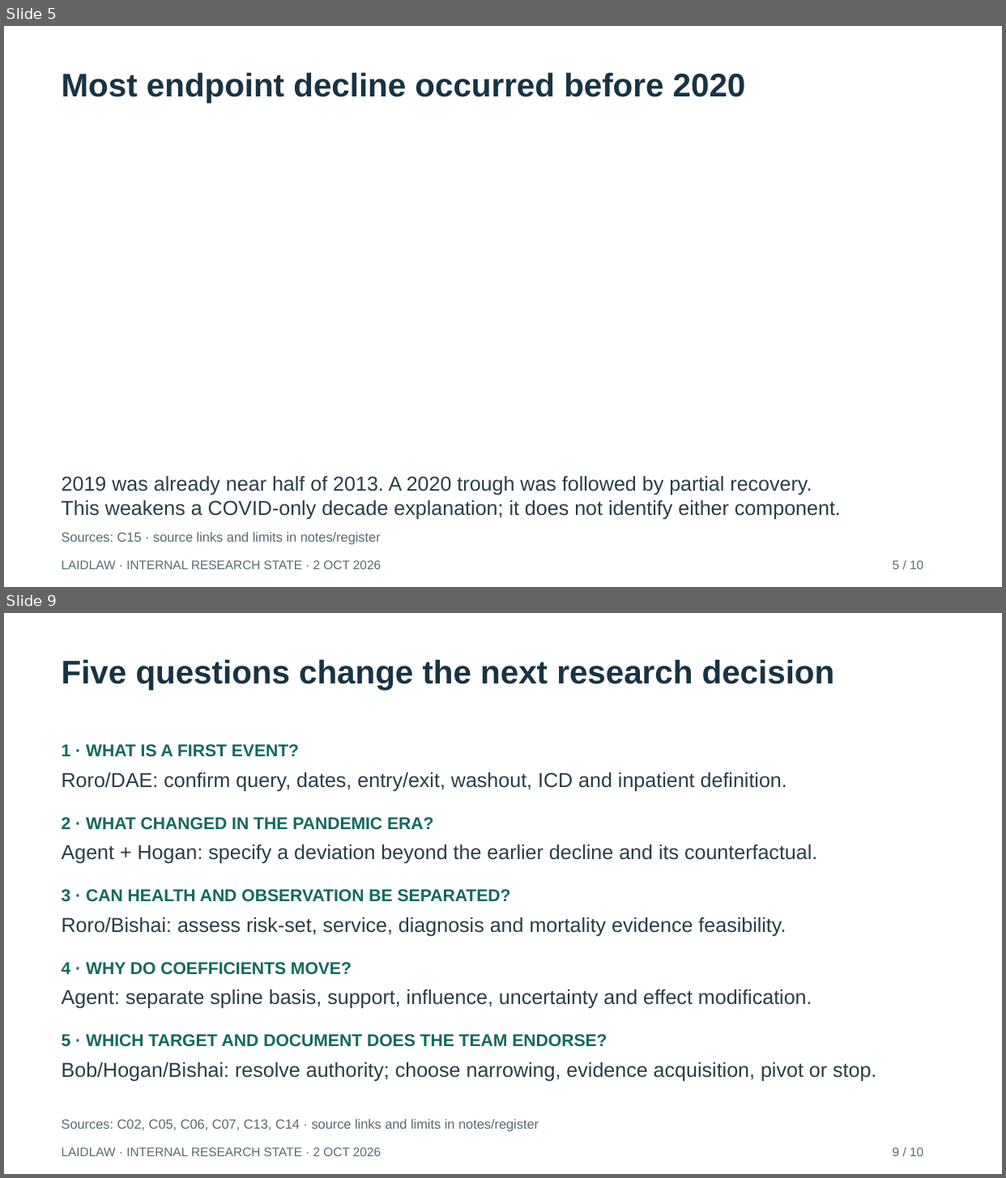
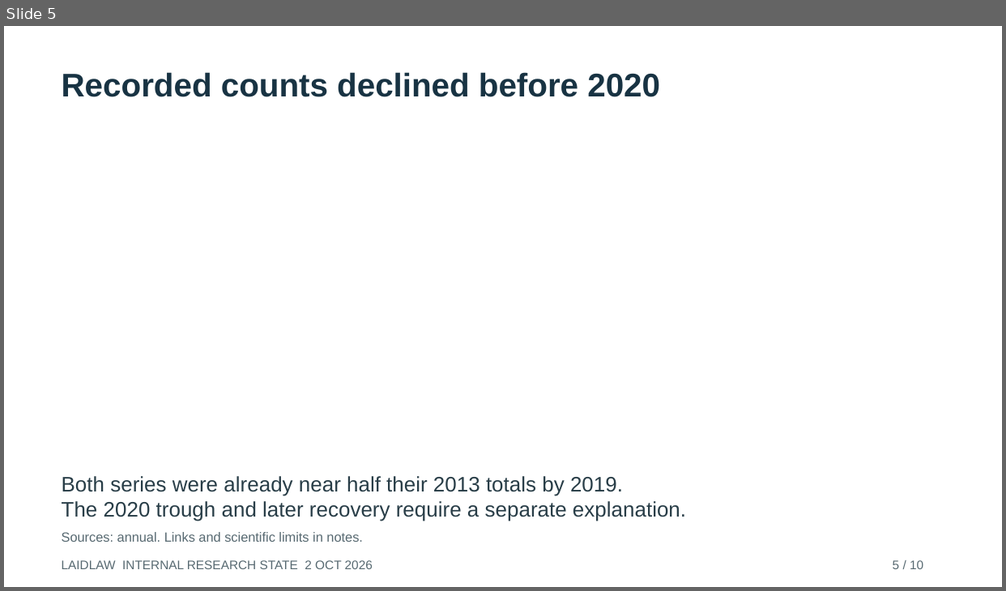
Before and after one commit to bobshenruililin/Laidlaw-Heat-Project, a slide deck: reports/auto_research/2026-10-02/Research_State_Briefing.pptx. Shown one above the other, each under a label of ours: slides 5 and 9 before the commit, slide 5 after it; the slides between them are not shown. The pictures are 1006x1178 and 1006x591 pixels, drawn with LibreOffice and Linux fonts; fonts in the diff are those of the drawing. Boxes give left, top, right and bottom in pixels: in the first picture for what was removed or moved away, otherwise in the second. Text is boxed around its words. In the diff, an @@ line names an element or a change of style, - is before the commit and + after.

Commit message:
Build evidence-led novelty, feasibility and manuscript packet

```diff
--- a/reports/auto_research/2026-10-02/Research_State_Briefing.pptx
+++ b/reports/auto_research/2026-10-02/Research_State_Briefing.pptx
@@ slide 9 removed at (4,613,1002,1174), background #FFFFFF @@
@@ text removed at (62,659,835,690) @@
-Five questions change the next research decision
@@ text removed at (62,744,299,757) @@
-1 · WHAT IS A FIRST EVENT?
@@ text removed at (62,773,787,792) @@
-Roro/DAE: confirm query, dates, entry/exit, washout, ICD and inpatient definition.
@@ text removed at (62,817,433,830) @@
-2 · WHAT CHANGED IN THE PANDEMIC ERA?
@@ text removed at (62,845,817,864) @@
-Agent + Hogan: specify a deviation beyond the earlier decline and its counterfactual.
@@ text removed at (62,889,511,902) @@
-3 · CAN HEALTH AND OBSERVATION BE SEPARATED?
@@ text removed at (62,918,786,936) @@
-Roro/Bishai: assess risk-set, service, diagnosis and mortality evidence feasibility.
@@ text removed at (62,962,351,975) @@
-4 · WHY DO COEFFICIENTS MOVE?
@@ text removed at (62,990,812,1009) @@
-Agent: separate spline basis, support, influence, uncertainty and effect modification.
@@ text removed at (62,1034,607,1047) @@
-5 · WHICH TARGET AND DOCUMENT DOES THE TEAM ENDORSE?
@@ text removed at (62,1063,876,1082) @@
-Bob/Hogan/Bishai: resolve authority; choose narrowing, evidence acquisition, pivot or stop.
@@ text removed at (62,1119,539,1132) @@
-Sources: C02, C05, C06, C07, C13, C14 · source links and limits in notes/register
@@ text removed at (62,1148,381,1157) @@
-LAIDLAW · INTERNAL RESEARCH STATE · 2 OCT 2026
@@ text removed at (893,1148,923,1157) @@
-9 / 10
@@ slide 5 changed as well @@
@@ text at (62,72,660,97): text changed @@
-Most endpoint decline occurred before 2020
+Recorded counts declined before 2020
@@ text at (62,476,686,522): text changed; size 19.5 to 20.2 pt @@
-2019 was already near half of 2013. A 2020 trough was followed by partial recovery.
-This weakens a COVID-only decade explanation; it does not identify either component.
+Both series were already near half their 2013 totals by 2019.
+The 2020 trough and later recovery require a separate explanation.
@@ text at (62,532,363,542): text changed @@
-Sources: C15 · source links and limits in notes/register
+Sources: annual. Links and scientific limits in notes.
@@ text at (62,561,373,570): text changed @@
-LAIDLAW · INTERNAL RESEARCH STATE · 2 OCT 2026
+LAIDLAW INTERNAL RESEARCH STATE 2 OCT 2026
```
Also in this commit, not shown: 3 other slides changed, 6 slides added, 5 other slides removed, 49 other files.
